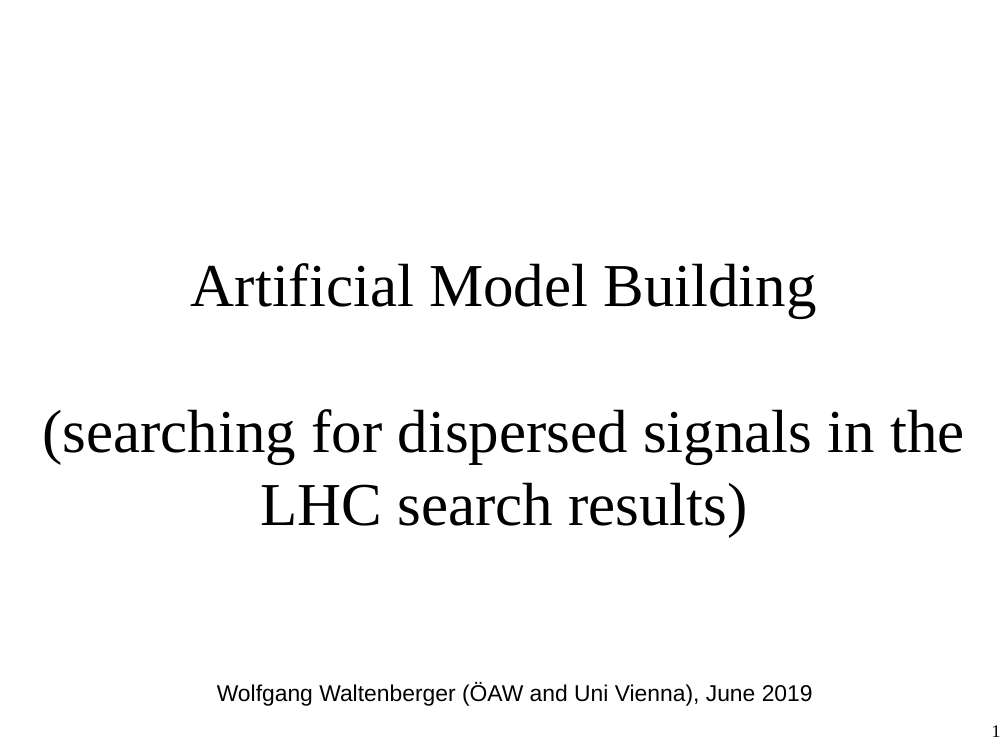
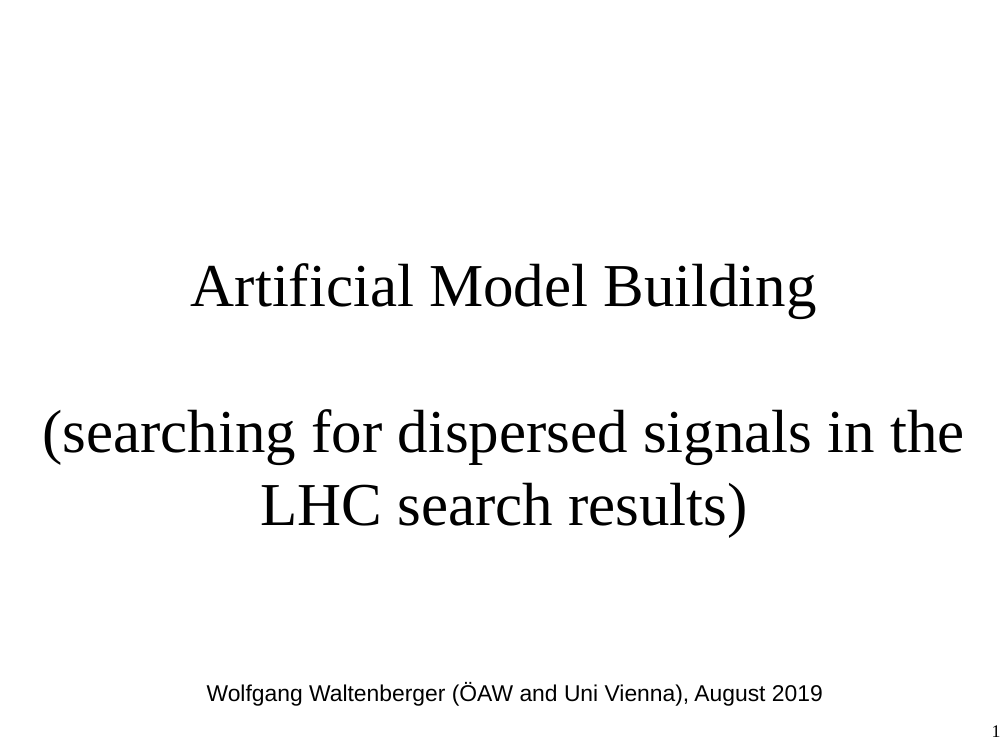
Before and after one commit to SModelS/smodels-utils, a slide deck: slide 1 of combinations/amb.odp. Drawn at 1008x756 pixels with LibreOffice and Linux fonts; fonts in the diff are those of the drawing. Boxes give left, top, right and bottom in pixels: in the first picture for what was removed or moved away, otherwise in the second. Text is boxed around its words. In the diff, an @@ line names an element or a change of style, - is before the commit and + after.

Commit message:
august

```diff
--- a/combinations/amb.odp
+++ b/combinations/amb.odp
@@ text at [207,683,823,706]: text changed @@
-Wolfgang Waltenberger (ÖAW and Uni Vienna), June 2019
+Wolfgang Waltenberger (ÖAW and Uni Vienna), August 2019
```
